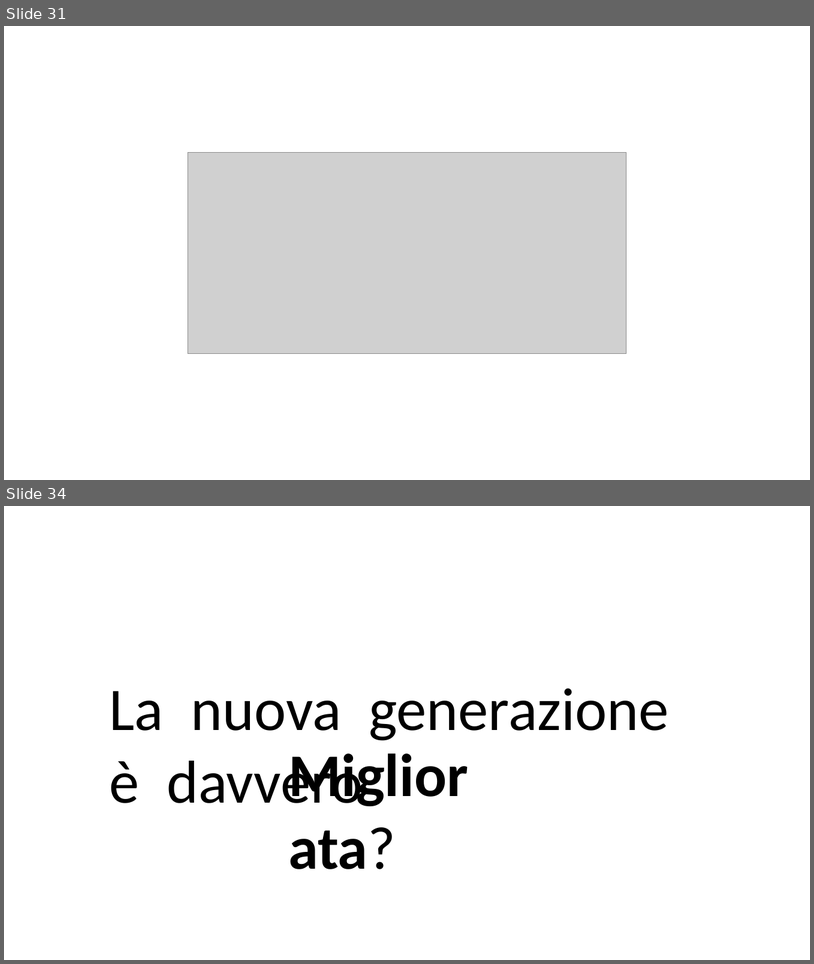
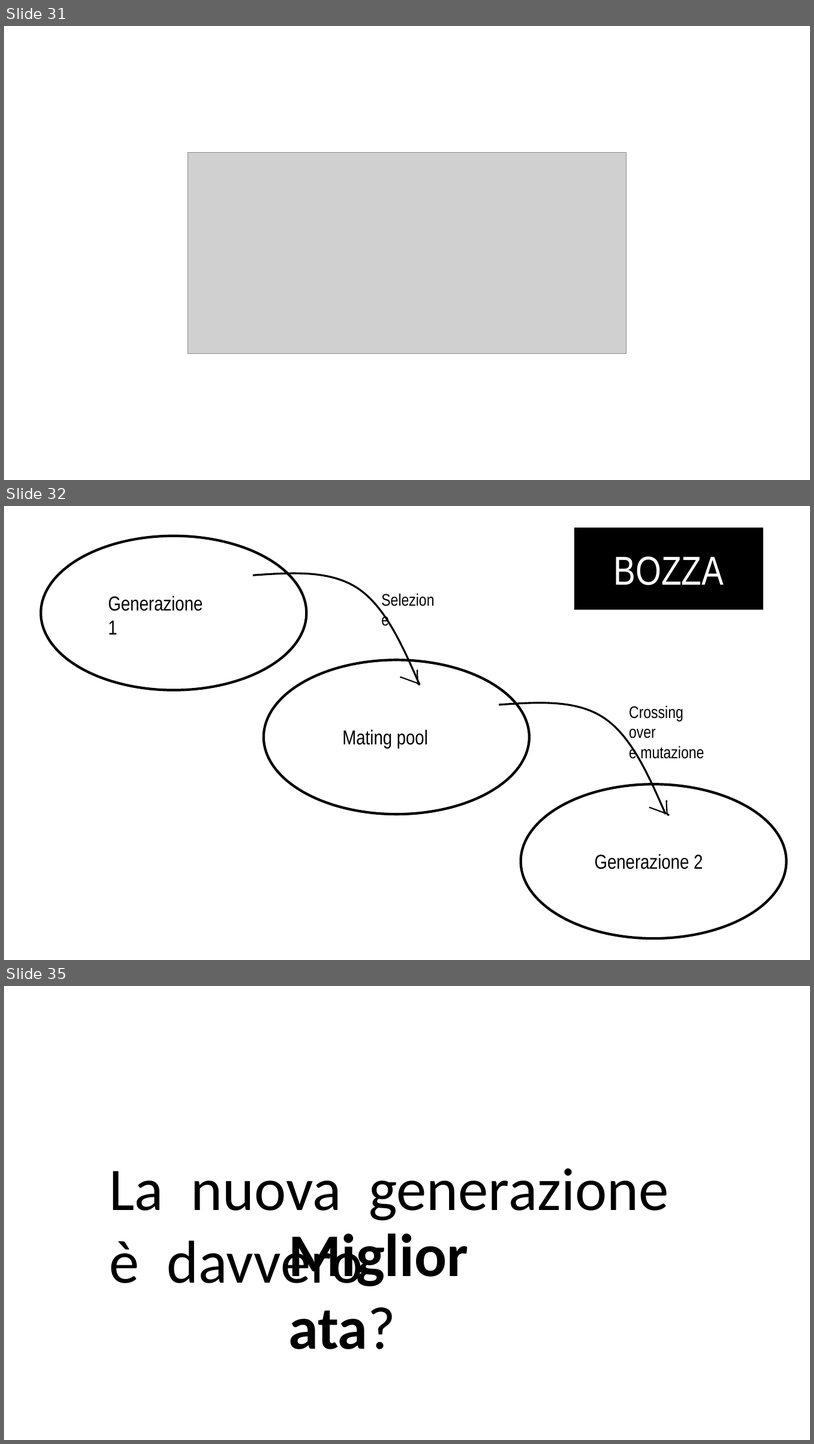
Before and after one commit to Teiolass/tesina, a slide deck: Presentazioni/Algoritmi genetici.pptx. Shown one above the other, each under a label of ours: slides 31 and 34 before the commit, slides 31, 32 and 35 after it; the slides between them are not shown. The pictures are 814x964 and 814x1444 pixels, drawn with LibreOffice and Linux fonts; fonts in the diff are those of the drawing; grey boxes stand for pictures. Boxes give left, top, right and bottom in pixels: in the first picture for what was removed or moved away, otherwise in the second. Text is boxed around its words. In the diff, an @@ line names an element or a change of style, - is before the commit and + after.

```diff
--- a/Presentazioni/Algoritmi genetici.pptx
+++ b/Presentazioni/Algoritmi genetici.pptx
@@ slide 32 added at box(4, 506, 810, 960), background #FFFFFF @@
@@ ellipse added at box(41, 535, 306, 690), outline #000000 3 pt @@
@@ rectangle added at box(575, 528, 763, 610), fill #000000, 48 pt, text #FFFFFF @@
+BOZZA
@@ freeform shape added at box(253, 573, 420, 684), outline #000000 2.25 pt @@
@@ text added at box(108, 595, 203, 634), 24 pt, text #000000 @@
+Generazione 1
@@ text added at box(376, 586, 446, 612), 20 pt, text #000000 @@
+Selezione
@@ ellipse added at box(264, 660, 529, 814), outline #000000 3 pt @@
@@ freeform shape added at box(400, 670, 420, 684), outline #000000 1.5 pt @@
@@ freeform shape added at box(500, 703, 666, 814), outline #000000 2.25 pt @@
@@ text added at box(629, 705, 704, 762), 20 pt, text #000000 @@
+Crossing over
+e mutazione
@@ text added at box(342, 729, 428, 748), 24 pt, text #000000 @@
+Mating pool
@@ ellipse added at box(521, 784, 787, 939), outline #000000 3 pt @@
@@ freeform shape added at box(650, 801, 669, 814), outline #000000 1.5 pt @@
@@ text added at box(595, 853, 703, 869), 24 pt, text #000000 @@
+Generazione 2
@@ what was slide 34 is now slide 35 @@
```
Also in this commit, not shown: 14 slides changed, 4 other slides added, 1 slide removed, 1 other file.
